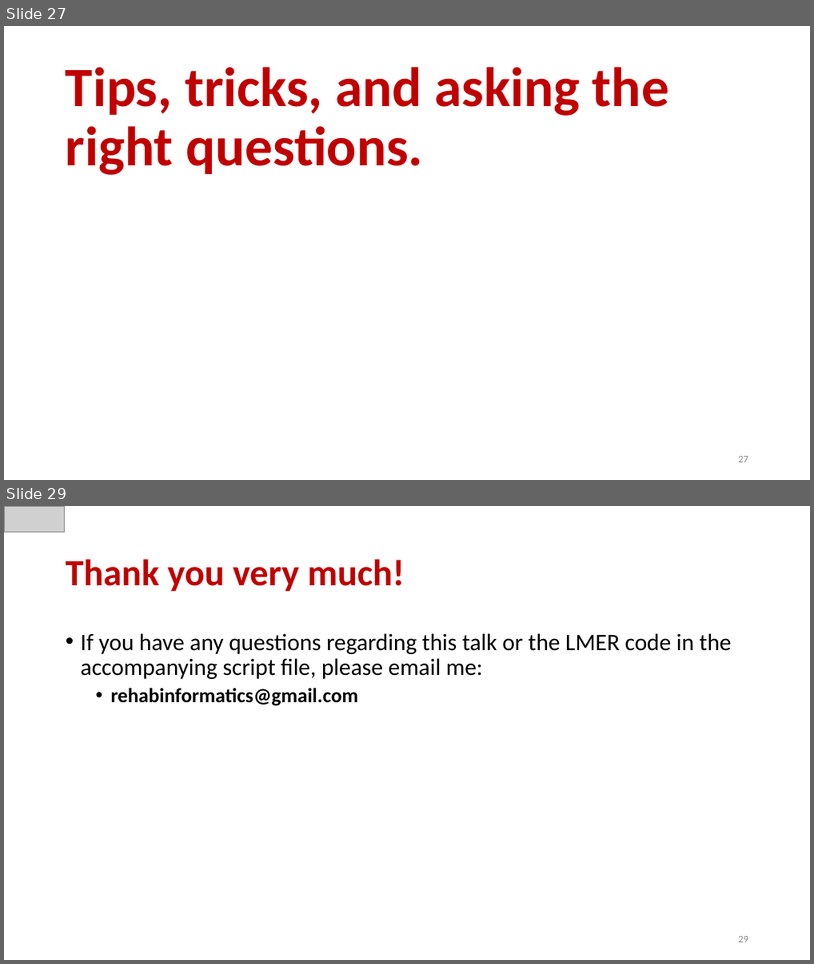
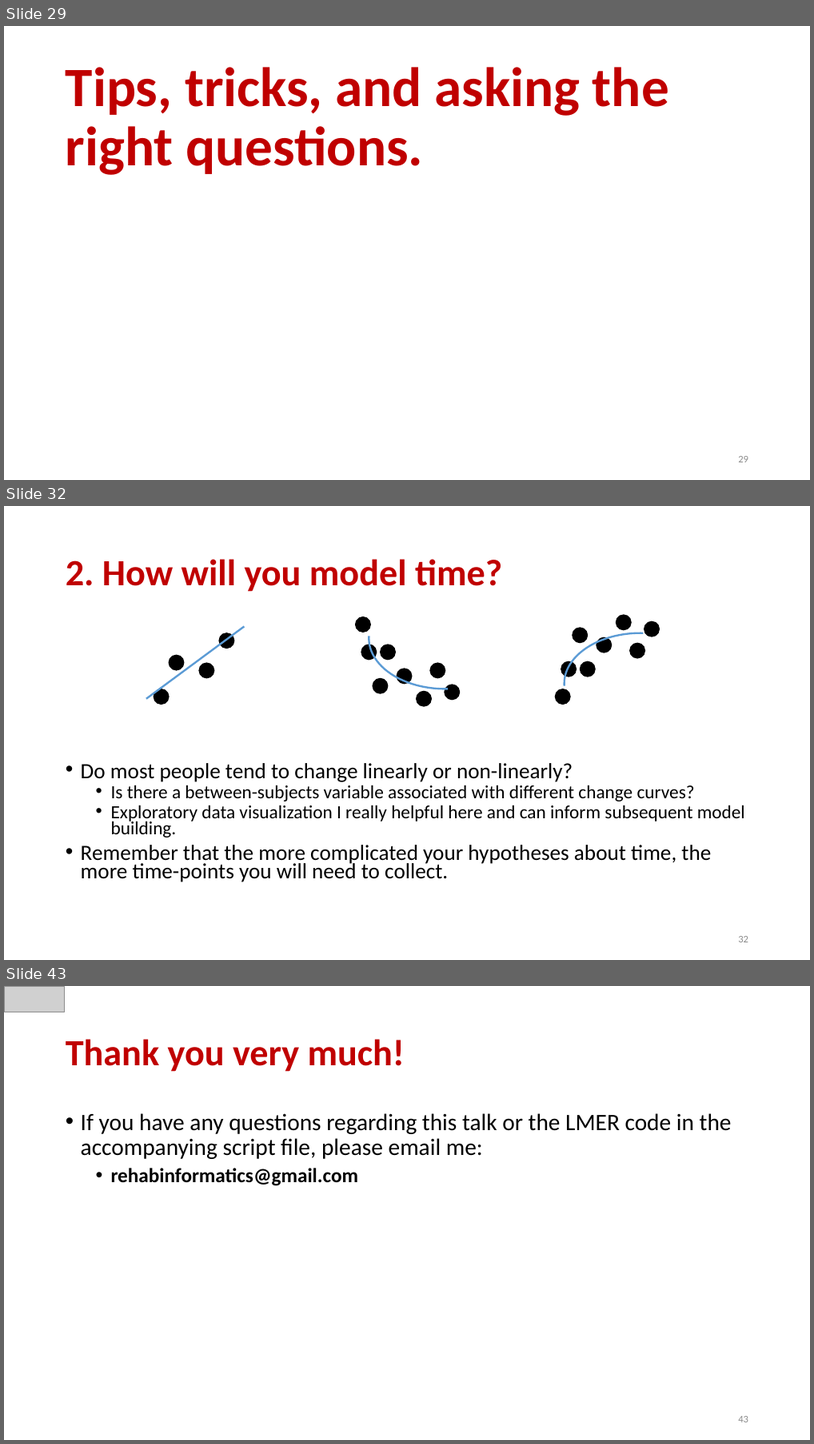
Before and after one commit to keithlohse/LMER_Clinical_Science, a slide deck: lohse ACRM 2017 workshop.pptx. Shown one above the other, each under a label of ours: slides 27 and 29 before the commit, slides 29, 32 and 43 after it; the slides between them are not shown. The pictures are 814x964 and 814x1444 pixels, drawn with LibreOffice and Linux fonts; fonts in the diff are those of the drawing; grey boxes stand for pictures. Boxes give left, top, right and bottom in pixels: in the first picture for what was removed or moved away, otherwise in the second. Text is boxed around its words. In the diff, an @@ line names an element or a change of style, - is before the commit and + after.

```diff
--- a/lohse ACRM 2017 workshop.pptx
+++ b/lohse ACRM 2017 workshop.pptx
@@ slide 32 added at (4,506,810,960), background #FFFFFF @@
@@ title added at (66,559,502,592), 44 pt, text #C00000, bold @@
+2. How will you model time?
@@ arc (boxed as its full ellipse) added at (370,588,522,688), outline #5B9BD5 2.25 pt @@
@@ ellipse added at (355,616,370,632), fill #000000, outline #000000 1 pt @@
@@ group added at (556,615,660,704): 8 ellipses @@
@@ line added from (146, 698) to (244, 626), #5B9BD5 2.25 pt @@
@@ ellipse added at (219,633,234,648), fill #000000, outline #000000 1 pt @@
@@ ellipse added at (362,644,377,660), fill #000000, outline #000000 1 pt @@
@@ ellipse added at (380,644,395,660), fill #000000, outline #000000 1 pt @@
@@ arc (boxed as its full ellipse) added at (565,633,718,734), outline #5B9BD5 2.25 pt @@
@@ ellipse added at (169,655,184,670), fill #000000, outline #000000 1 pt @@
@@ ellipse added at (199,663,214,678), fill #000000, outline #000000 1 pt @@
@@ ellipse added at (398,668,412,684), fill #000000, outline #000000 1 pt @@
@@ ellipse added at (430,663,446,678), fill #000000, outline #000000 1 pt @@
@@ ellipse added at (154,688,169,704), fill #000000, outline #000000 1 pt @@
@@ ellipse added at (373,679,388,693), fill #000000, outline #000000 1 pt @@
@@ ellipse added at (417,691,432,706), fill #000000, outline #000000 1 pt @@
@@ ellipse added at (445,684,460,700), fill #000000, outline #000000 1 pt @@
@@ text added at (81,763,746,882), 22.2 pt, text #000000 @@
+• Do most people tend to change linearly or non-linearly?
+  • Is there a between-subjects variable associated with different change curves?
+  • Exploratory data visualization I really helpful here and can inform subsequent model building.
+• Remember that the more complicated your hypotheses about time, the more time-points you will need to collect.
@@ page number added at (738,936,749,942), 12 pt, text #8C8C8C @@
+32
@@ what was slide 27 is now slide 29 @@
@@ page number at (738,456,749,462): text changed @@
-27
+29
@@ what was slide 29 is now slide 43 @@
@@ page number at (738,1416,749,1422): text changed @@
-29
+43
```
Also in this commit, not shown: 14 other slides added, 1 slide removed, 3 other files.
